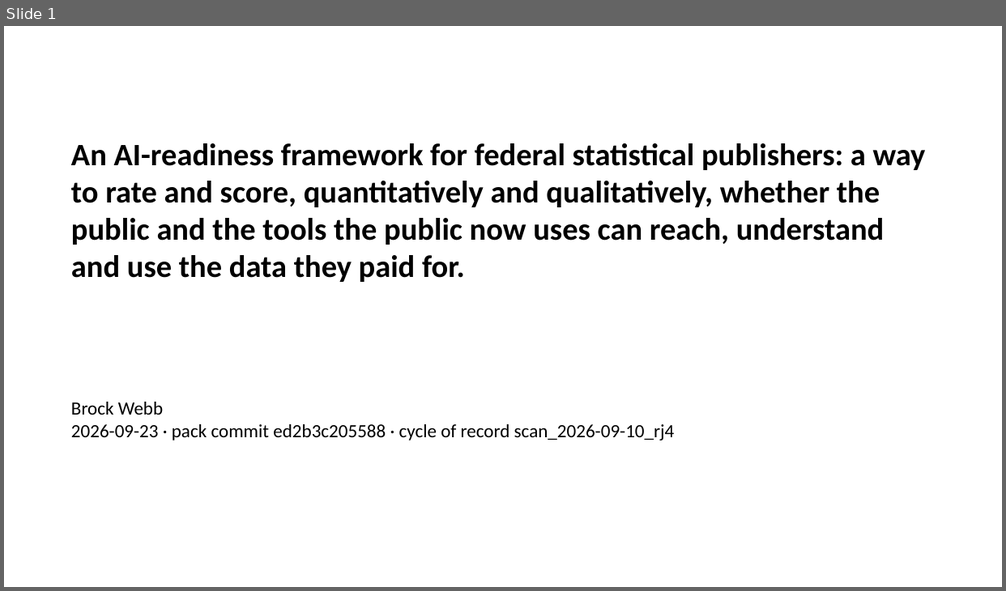
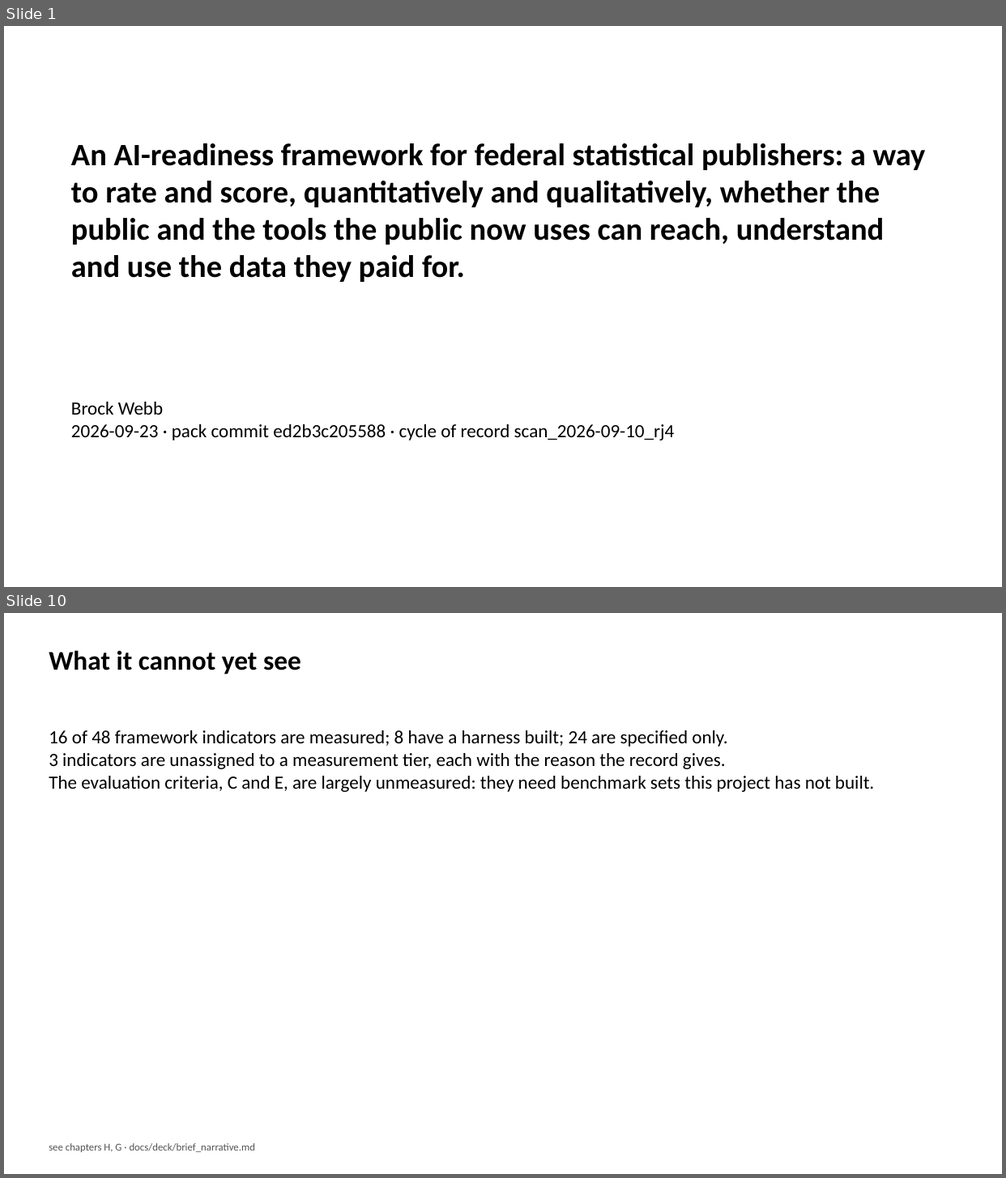
Before and after one commit to brockwebb/ai-readiness-kg, a slide deck: docs/deck/brief_deck.pptx. Shown one above the other, each under a label of ours: slide 1 before the commit, slides 1 and 10 after it; the slides between them are not shown. The pictures are 1006x591 and 1006x1178 pixels, drawn with LibreOffice and Linux fonts; fonts in the diff are those of the drawing. Boxes give left, top, right and bottom in pixels: in the first picture for what was removed or moved away, otherwise in the second. Text is boxed around its words. In the diff, an @@ line names an element or a change of style, - is before the commit and + after.

```diff
--- a/docs/deck/brief_deck.pptx
+++ b/docs/deck/brief_deck.pptx
@@ slide 10 added at (4,613,1002,1174), background #FFFFFF @@
@@ text added at (49,650,301,675), 26 pt, text #000000, bold @@
+What it cannot yet see
@@ text added at (49,730,874,792), 18 pt, text #000000 @@
+16 of 48 framework indicators are measured; 8 have a harness built; 24 are specified only.
+3 indicators are unassigned to a measurement tier, each with the reason the record gives.
+The evaluation criteria, C and E, are largely unmeasured: they need benchmark sets this project has not built.
@@ text added at (49,1144,256,1152), 10 pt, text #555555 @@
+see chapters H, G · docs/deck/brief_narrative.md
```
Also in this commit, not shown: 9 other slides added, 4 other files.
